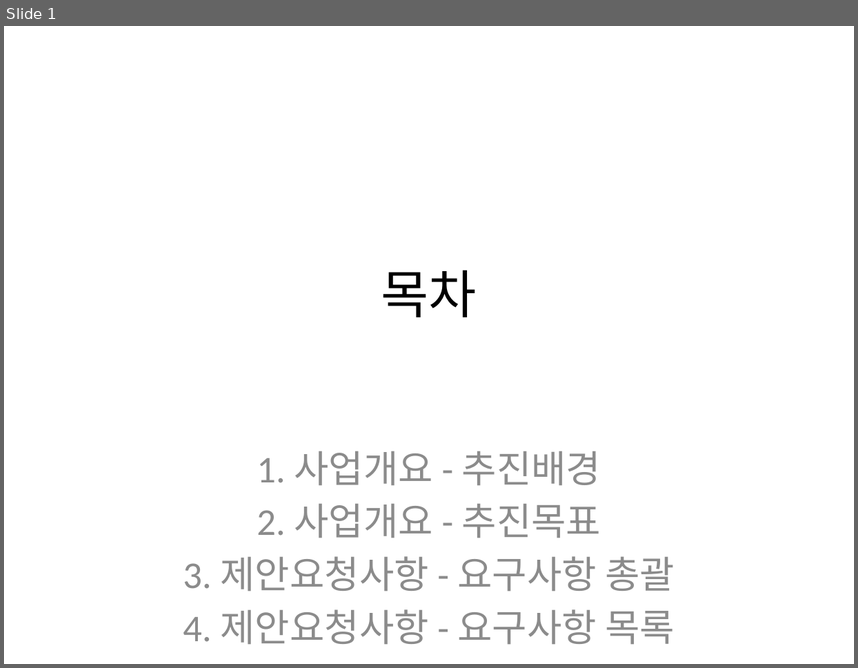
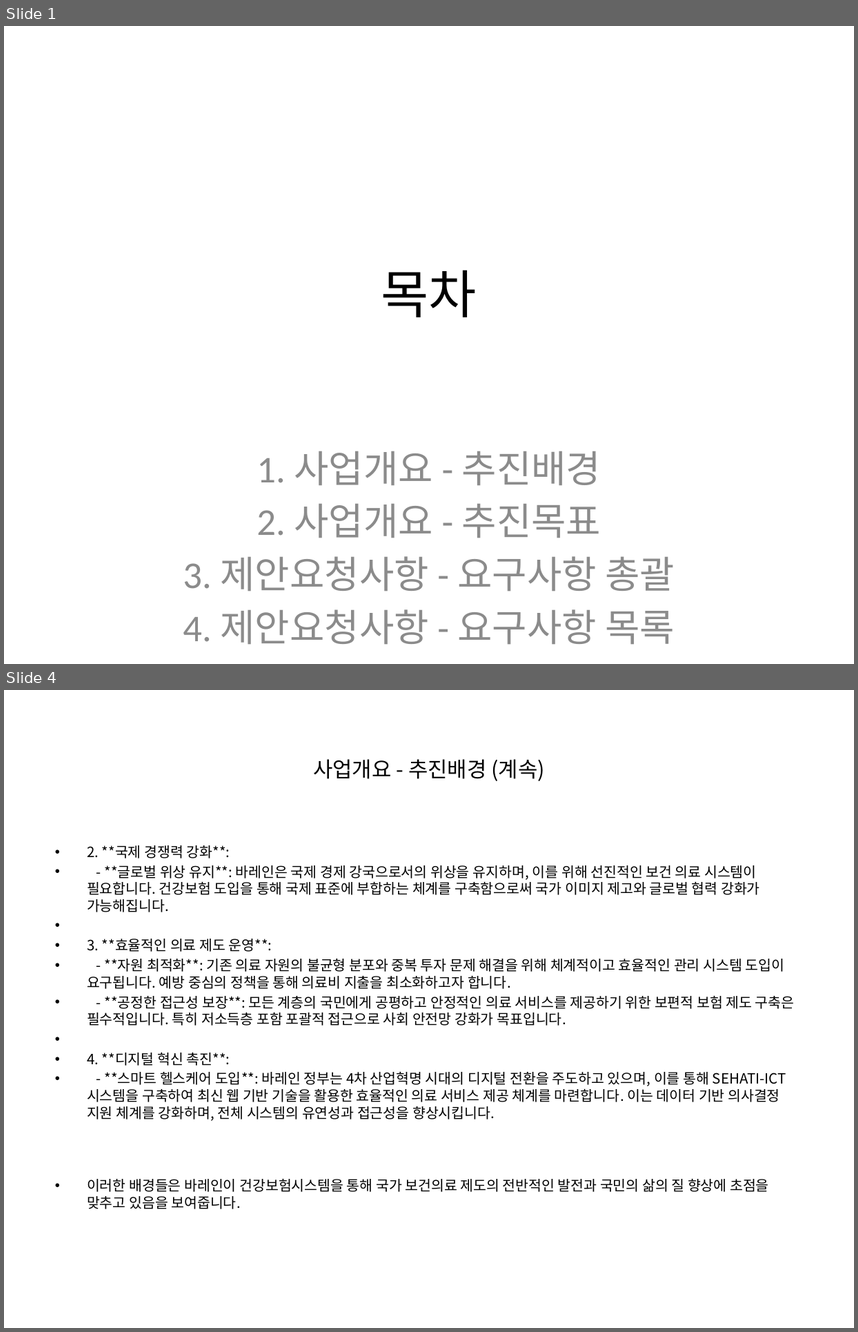
Before and after one commit to anskong/llm_mission, a slide deck: generated_ppt.pptx. Shown one above the other, each under a label of ours: slide 1 before the commit, slides 1 and 4 after it; the slides between them are not shown. The pictures are 858x668 and 858x1332 pixels, drawn with LibreOffice and Linux fonts; fonts in the diff are those of the drawing. Boxes give left, top, right and bottom in pixels: in the first picture for what was removed or moved away, otherwise in the second. Text is boxed around its words. In the diff, an @@ line names an element or a change of style, - is before the commit and + after.

```diff
--- a/generated_ppt.pptx
+++ b/generated_ppt.pptx
@@ slide 4 added at <box>4,690,854,1328</box>, background #FFFFFF @@
@@ title added at <box>313,759,544,781</box>, 18 pt, text #000000 @@
+사업개요 - 추진배경 (계속)
@@ text added at <box>87,845,795,1209</box>, 12 pt, text #000000 @@
+• 2. **국제 경쟁력 강화**:
+• - **글로벌 위상 유지**: 바레인은 국제 경제 강국으로서의 위상을 유지하며, 이를 위해 선진적인 보건 의료 시스템이 필요합니다. 건강보험 도입을 통해 국제 표준에 부합하는 체계를 구축함으로써 국가 이미지 제고와 글로벌 협력 강화가 가능해집니다.
+• 3. **효율적인 의료 제도 운영**:
+• - **자원 최적화**: 기존 의료 자원의 불균형 분포와 중복 투자 문제 해결을 위해 체계적이고 효율적인 관리 시스템 도입이 요구됩니다. 예방 중심의 정책을 통해 의료비 지출을 최소화하고자 합니다.
+• - **공정한 접근성 보장**: 모든 계층의 국민에게 공평하고 안정적인 의료 서비스를 제공하기 위한 보편적 보험 제도 구축은 필수적입니다. 특히 저소득층 포함 포괄적 접근으로 사회 안전망 강화가 목표입니다.
+• 4. **디지털 혁신 촉진**:
+• - **스마트 헬스케어 도입**: 바레인 정부는 4차 산업혁명 시대의 디지털 전환을 주도하고 있으며, 이를 통해 SEHATI-ICT 시스템을 구축하여 최신 웹 기반 기술을 활용한 효율적인 의료 서비스 제공 체계를 마련합니다. 이는 데이터 기반 의사결정 지원 체계를 강화하며, 전체 시스템의 유연성과 접근성을 향상시킵니다.
+• 이러한 배경들은 바레인이 건강보험시스템을 통해 국가 보건의료 제도의 전반적인 발전과 국민의 삶의 질 향상에 초점을 맞추고 있음을 보여줍니다.
```
Also in this commit, not shown: 21 slides changed, 6 other slides added, 5 other files.
